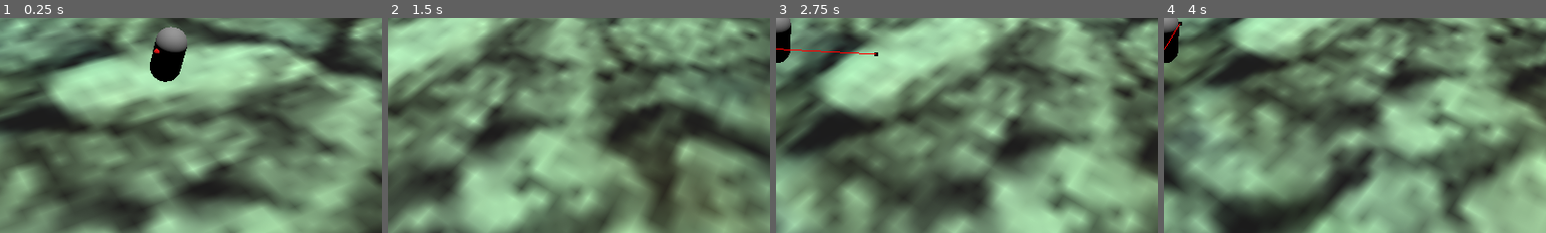
Above: before the commit, frames 1-4 (left to right).
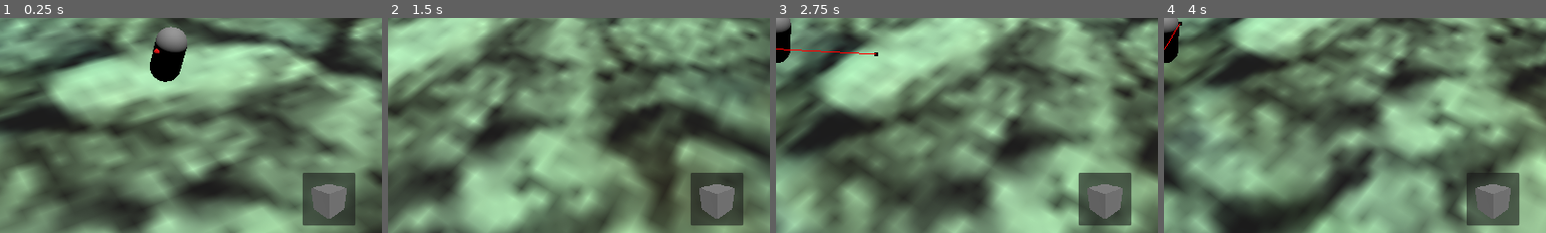
Above: after the commit, the same moments.

Repository: OLIWAPUNK/WSKAZEM
Game: Godot game, scene res://Scenes/GameWorld/World.tscn
Same seed, same stepped clock (60 frames per second), same inputs: the game is played once before the commit and once after it.
Inputs (mouse positions are % of the whole screen's width and height, from its top left):
- Up to frame 1 (0.25 s): no input
- Up to frame 2 (1.5 s): move the mouse to (72, 45) at 0.52 s; press the mouse at (72, 45) at 0.53 s; move the mouse to (30, 55) at 1.27 s; release the mouse at (30, 55) at 1.28 s; click (30, 55) at 1.35 s
- Up to frame 3 (2.75 s): move the mouse to (60, 28) at 2.02 s; press the mouse at (60, 28) at 2.03 s
- Up to frame 4 (4 s): tap Enter at 2.75 s; move the mouse to (45, 70) at 2.77 s; release the mouse at (45, 70) at 2.78 s; click (45, 70) at 2.85 s; move the mouse to (80, 65) at 3.52 s; press the mouse at (80, 65) at 3.53 s
The pictures show only the part of the screen within x 50-100%, y 46-96%; the shares and areas given below are measured in that part.

The runs differ from the first frame. In frame 1, 3.3% of the frame differs, in the area x 79-93%, y 72-97%; in frame 2, 3.0%; in frame 3, 3.3%; in frame 4, 3.2%.

Commit message:
CLicking on inventory slot should drop the item

Diff:
--- /dev/null
+++ b/Resources/Items/RockItem.tres
@@ -0,0 +1,12 @@
+[gd_resource type="Resource" script_class="ItemData" format=3 uid="uid://n0xed0bx0q4e"]
+
+[ext_resource type="Script" uid="uid://dh6ur60ti68fv" path="res://Scripts/Inventory/ItemData.gd" id="1_fbmgp"]
+
+[sub_resource type="BoxMesh" id="BoxMesh_f42r7"]
+
+[resource]
+script = ExtResource("1_fbmgp")
+identifier = "rock_b"
+item_name = "Rock Blargh"
+mesh = SubResource("BoxMesh_f42r7")
+metadata/_custom_type_script = "uid://dh6ur60ti68fv"
--- a/Scenes/GameWorld/Items/RockItem.tscn
+++ b/Scenes/GameWorld/Items/RockItem.tscn
@@ -1,13 +1,7 @@
 [gd_scene format=3 uid="uid://bxfibbksyww3c"]
 
 [ext_resource type="Script" uid="uid://cakokgaqj6c17" path="res://Scripts/Inventory/Item.gd" id="1_f42r7"]
-[ext_resource type="Script" uid="uid://dh6ur60ti68fv" path="res://Scripts/Inventory/ItemData.gd" id="2_f685o"]
-
-[sub_resource type="Resource" id="Resource_sx5ge"]
-script = ExtResource("2_f685o")
-identifier = "rock_b"
-item_name = "Rock Blargh"
-metadata/_custom_type_script = "uid://dh6ur60ti68fv"
+[ext_resource type="Resource" uid="uid://n0xed0bx0q4e" path="res://Resources/Items/RockItem.tres" id="2_f685o"]
 
 [sub_resource type="BoxMesh" id="BoxMesh_f42r7"]
 
@@ -15,7 +9,7 @@
 
 [node name="RockItem" type="Area3D" unique_id=353628187]
 script = ExtResource("1_f42r7")
-item_data = SubResource("Resource_sx5ge")
+item_data = ExtResource("2_f685o")
 
 [node name="RockMesh" type="MeshInstance3D" parent="." unique_id=1796395315]
 mesh = SubResource("BoxMesh_f42r7")
--- a/Scenes/GameWorld/World.tscn
+++ b/Scenes/GameWorld/World.tscn
@@ -1,8 +1,8 @@
 [gd_scene format=3 uid="uid://c31twgojuxm01"]
 
 [ext_resource type="Script" uid="uid://tbu5dankrsvh" path="res://Scripts/Navigation/PlayerMovement.gd" id="1_5cjrv"]
+[ext_resource type="PackedScene" uid="uid://d3885o0m324x0" path="res://Scenes/UI/InventoryUI.tscn" id="1_bk3f7"]
 [ext_resource type="Script" uid="uid://ghd7qncpwxfk" path="res://Scripts/Navigation/PointerManager.gd" id="1_kn06e"]
-[ext_resource type="Script" uid="uid://bnth7671vnpof" path="res://Scripts/Inventory/InventoryManager.gd" id="3_bk3f7"]
 [ext_resource type="Script" uid="uid://dv5nci6vmhwsx" path="res://Scripts/MapManager.gd" id="4_yjqcc"]
 [ext_resource type="PackedScene" uid="uid://p6rboyogdta8" path="res://Scenes/GameWorld/Town.tscn" id="5_n4chi"]
 [ext_resource type="PackedScene" uid="uid://dnssxr77f7rrc" path="res://Scenes/UI/DebugUI.tscn" id="7_y7y61"]
@@ -44,15 +44,13 @@
 
 [node name="World" type="Node3D" unique_id=493649897]
 
+[node name="InventoryUI" parent="." unique_id=562304708 instance=ExtResource("1_bk3f7")]
+unique_name_in_owner = true
+
 [node name="GameUI" parent="." unique_id=254502312 instance=ExtResource("10_7yo87")]
 unique_name_in_owner = true
 
 [node name="DebugUI" parent="." unique_id=1958388161 instance=ExtResource("7_y7y61")]
-
-[node name="InventoryManager" type="Node" parent="." unique_id=149183155]
-unique_name_in_owner = true
-script = ExtResource("3_bk3f7")
-metadata/_custom_type_script = "uid://bnth7671vnpof"
 
 [node name="PointerManager" type="Node" parent="." unique_id=1823950882]
 unique_name_in_owner = true
--- /dev/null
+++ b/Scenes/UI/InventoryUI.tscn
@@ -0,0 +1,57 @@
+[gd_scene format=3 uid="uid://d3885o0m324x0"]
+
+[ext_resource type="Script" uid="uid://bnth7671vnpof" path="res://Scripts/Inventory/InventoryManager.gd" id="2_jgtma"]
+
+[sub_resource type="World3D" id="World3D_jgtma"]
+
+[node name="InventoryUI" type="Control" unique_id=562304708]
+layout_mode = 3
+anchors_preset = 15
+anchor_right = 1.0
+anchor_bottom = 1.0
+grow_horizontal = 2
+grow_vertical = 2
+mouse_filter = 1
+
+[node name="InventoryManager" type="Node" parent="." unique_id=1857304149]
+script = ExtResource("2_jgtma")
+metadata/_custom_type_script = "uid://bnth7671vnpof"
+
+[node name="SlotContainer" type="MarginContainer" parent="." unique_id=5679654]
+custom_minimum_size = Vector2(80, 80)
+layout_mode = 1
+anchors_preset = -1
+anchor_left = 1.0
+anchor_top = 1.0
+anchor_right = 1.0
+anchor_bottom = 1.0
+offset_left = -120.0
+offset_top = -120.0
+offset_right = -40.0
+offset_bottom = -40.0
+grow_horizontal = 0
+grow_vertical = 0
+
+[node name="Panel" type="Panel" parent="SlotContainer" unique_id=1108956930]
+layout_mode = 2
+
+[node name="SubViewportContainer" type="SubViewportContainer" parent="SlotContainer" unique_id=1433730098]
+layout_mode = 2
+
+[node name="SubViewport" type="SubViewport" parent="SlotContainer/SubViewportContainer" unique_id=1561757149]
+own_world_3d = true
+world_3d = SubResource("World3D_jgtma")
+transparent_bg = true
+handle_input_locally = false
+size = Vector2i(80, 80)
+render_target_update_mode = 4
+
+[node name="Camera3D" type="Camera3D" parent="SlotContainer/SubViewportContainer/SubViewport" unique_id=1463734215]
+transform = Transform3D(-0.70710695, -0.29506174, 0.642603, 1.4901161e-08, 0.90877783, 0.41728032, -0.70710677, 0.29506183, -0.6426031, 2.0109096, 1.3099964, -2.01091)
+fov = 40.0
+
+[node name="DirectionalLight3D" type="DirectionalLight3D" parent="SlotContainer/SubViewportContainer/SubViewport" unique_id=820324501]
+transform = Transform3D(-0.80593866, -0.42786023, 0.40914363, 1.699535e-08, 0.69112206, 0.7227381, -0.59199905, 0.5824825, -0.557002, 2.747016, 4, -4.197542)
+
+[node name="ItemMesh" type="MeshInstance3D" parent="SlotContainer/SubViewportContainer/SubViewport" unique_id=1880097782]
+unique_name_in_owner = true
--- a/Scripts/Inventory/InventoryManager.gd
+++ b/Scripts/Inventory/InventoryManager.gd
@@ -1,15 +1,47 @@
 class_name InventoryManager
 extends Node
 
-var held_item: ItemData = null
+@onready var item_mesh: MeshInstance3D = %ItemMesh
+@onready var panel: Panel = $"../SlotContainer/Panel"
+
+# var held_item: ItemData = null
+var held_item: ItemData = preload("res://Resources/Items/RockItem.tres")
+
+func _ready() -> void:
+	panel.gui_input.connect(_on_panel_gui_input)
+	panel.mouse_entered.connect(_on_panel_mouse_entered)
+
+	if held_item:
+		_set_mesh(held_item.mesh)
+	else:
+		_clear_mesh()
+
+func _on_panel_gui_input(event: InputEvent) -> void:
+	print_debug("dgmervnewkvbgwlk")
+	if event is InputEventMouse and event.is_action_just_pressed("mouse_interact"):
+		drop()
+
+		get_viewport().set_input_as_handled()
+
+func _on_panel_mouse_entered() -> void:
+	print_debug("dgmervnewkvbgwlk")
+
+func _set_mesh(mesh: Mesh):
+	item_mesh.mesh = mesh
+	item_mesh.visible = mesh != null
+
+func _clear_mesh():
+	item_mesh.mesh = null
+	item_mesh.visible = false
 
 func grab(object: CanBeGrabbed):
 	var item_object: Item = object.parent
 	if held_item:
 		drop()
 	held_item = item_object.item_data
+	_set_mesh(held_item.mesh)
 	item_object.queue_free()
 
 func drop():
-	if held_item:
-		held_item = null
+	held_item = null
+	_clear_mesh()
--- a/Scripts/Inventory/ItemData.gd
+++ b/Scripts/Inventory/ItemData.gd
@@ -3,4 +3,4 @@
 
 @export var identifier: String
 @export var item_name: String
-var mesh: Mesh
+@export var mesh: Mesh
--- a/Scripts/Navigation/PointerManager.gd
+++ b/Scripts/Navigation/PointerManager.gd
@@ -1,7 +1,7 @@
 class_name PointerManager
 extends Node
 
-@onready var inventory_manager: InventoryManager = %InventoryManager
+@onready var inventory_manager: InventoryManager = %InventoryUI/InventoryManager
 @onready var gesture_manager: GestureMenuManager = %GameUI/CommunicationContainer/MarginContainer/VerticalContainer/GestureMenu/GestureMenuManager
 @onready var navigation_manager : NavigationManager = %PlayerNode/NavigationManager
 
Not shown, changed: TODO.txt
